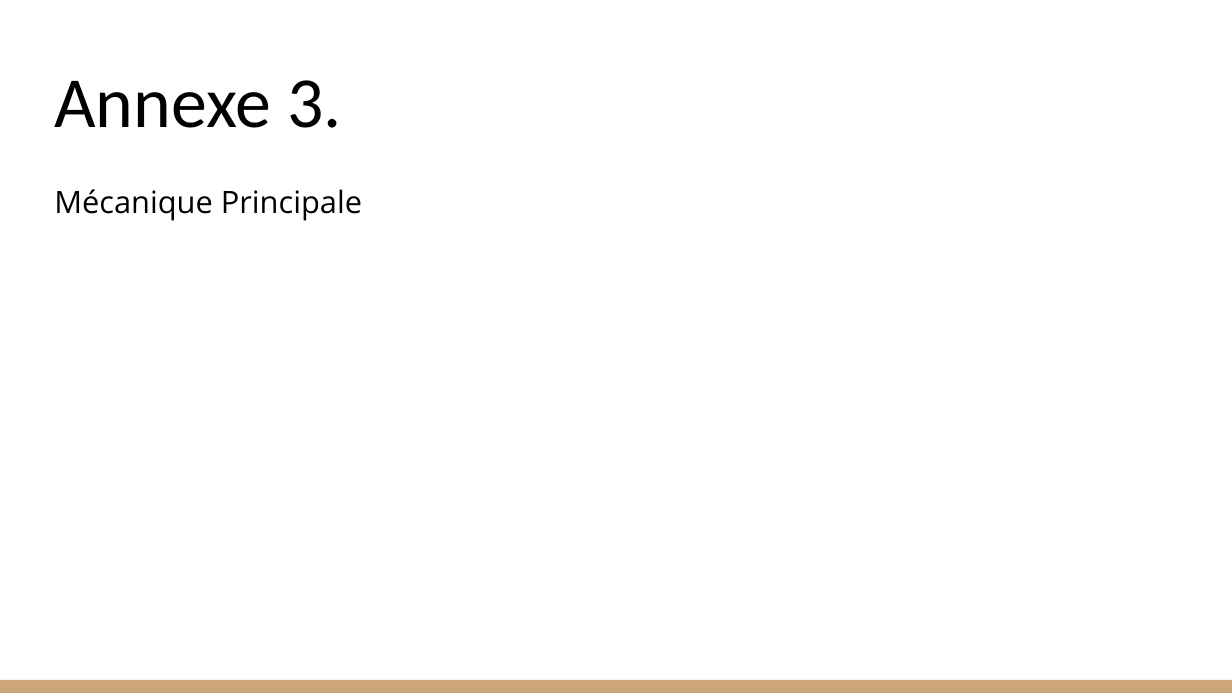
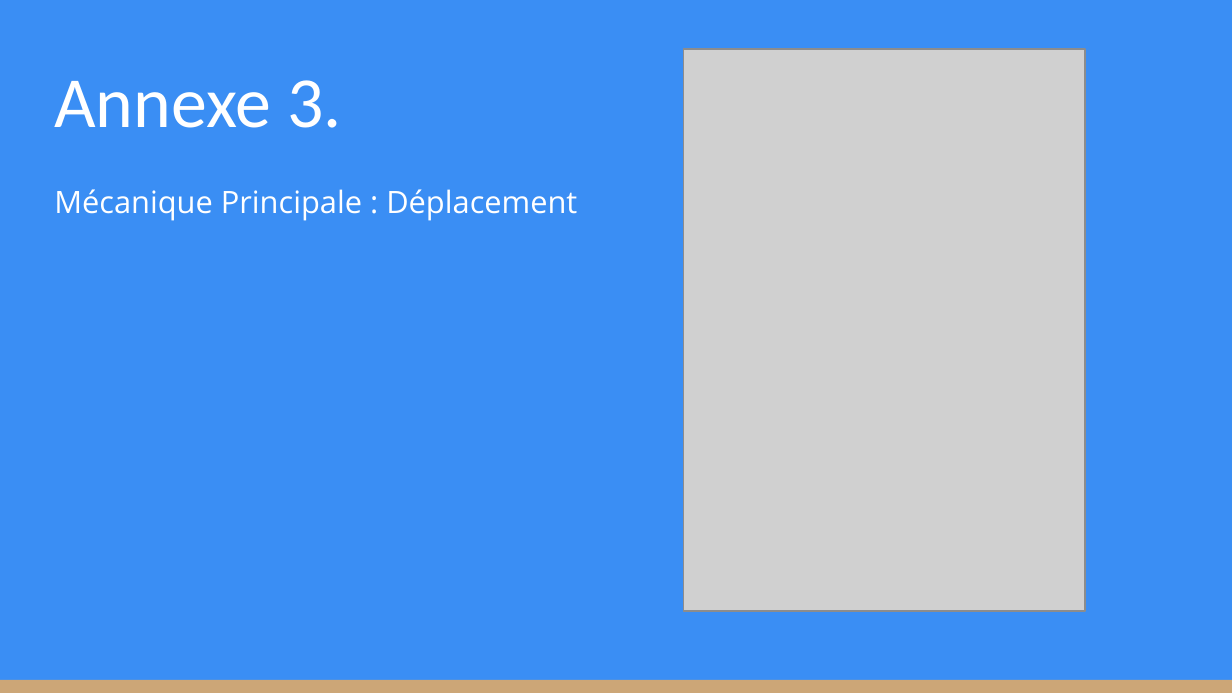
Before and after one commit to KevinBachelierBart/TPGeneraux, a slide deck: slide 29 of Bachelier_Kevin_SintaZaranie.pptx (slide 28 before the commit). Drawn at 1232x693 pixels with LibreOffice and Linux fonts; fonts in the diff are those of the drawing; grey boxes stand for pictures. Boxes give left, top, right and bottom in pixels: in the first picture for what was removed or moved away, otherwise in the second. Text is boxed around its words. In the diff, an @@ line names an element or a change of style, - is before the commit and + after.

```diff
--- a/Bachelier_Kevin_SintaZaranie.pptx
+++ b/Bachelier_Kevin_SintaZaranie.pptx
@@ background #FFFFFF to #3A8EF4 @@
@@ title "Annexe 3." at [54, 80, 341, 128]: text colour #000000 to #FFFFFF @@
@@ picture added at [684, 49, 1085, 611] @@
@@ text at [54, 189, 577, 221]: text changed; text colour #000000 to #FFFFFF @@
-Mécanique Principale
+Mécanique Principale : Déplacement
```
Also in this commit, not shown: 4 other slides changed, 1 slide added.
